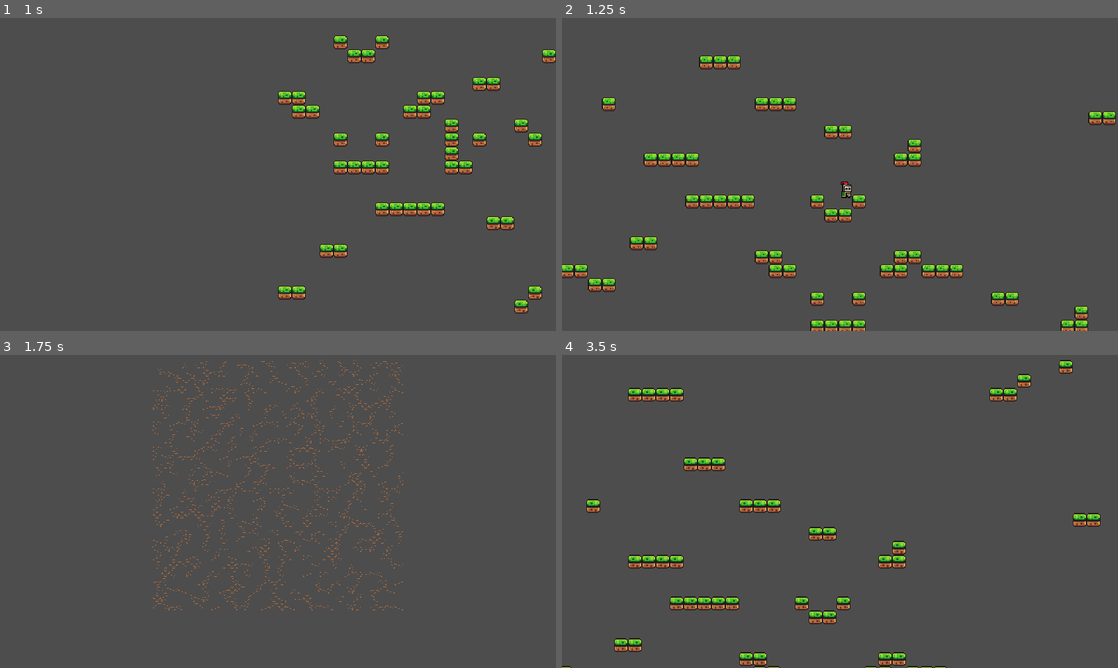
Above: before the commit, frames 1-4 (two rows, left to right).
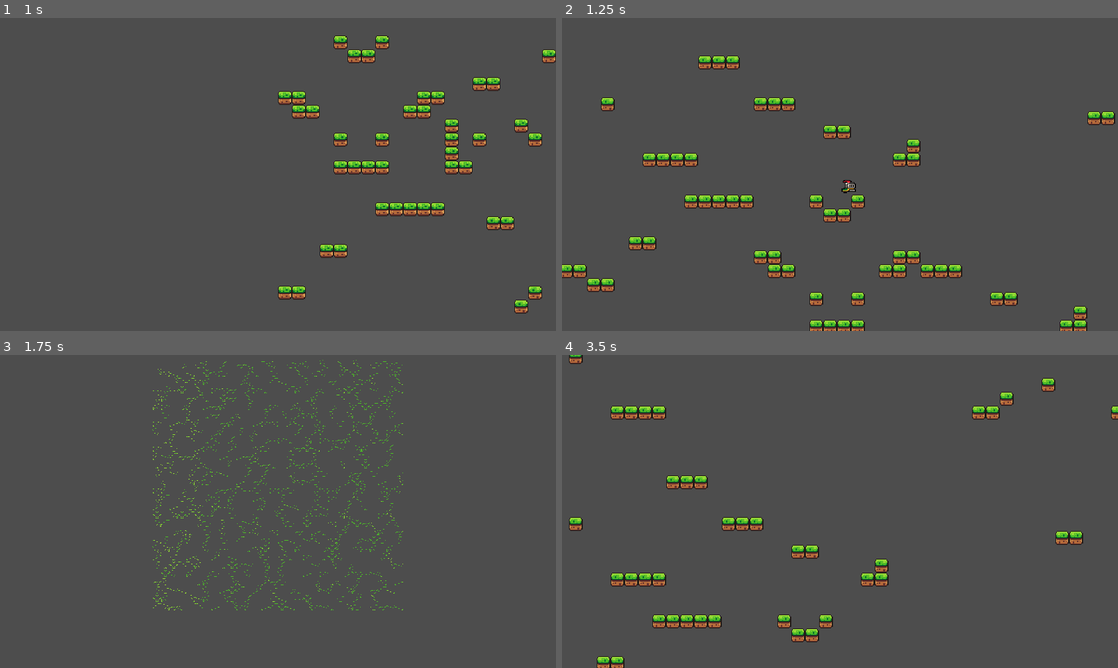
Above: after the commit, the same moments.

Repository: danielvogelsang/project-daydream
Game: Godot game, scene res://scenes/level/level/level.tscn
Same seed, same stepped clock (60 frames per second), same inputs: the game is played once before the commit and once after it.
Inputs:
- Up to frame 1 (1 s): tap Enter (ui_accept) at 0.5 s; hold D (right) from 0.53 s (still down); hold Space (jump) from 0.53 s (still down)
- Up to frame 2 (1.25 s): keep holding D (right); keep holding Space (jump)
- Up to frame 3 (1.75 s): keep holding D (right); release Space (jump) at 1.28 s; tap M (camera_toggle) at 1.35 s; tap Space (jump) at 1.52, 1.55 s
- Up to frame 4 (3.5 s): tap Space (jump) at 1.82, 3.02, 3.05, 3.32 s; release D (right) at 2.03 s; hold A (left) 2.03-2.78 s; hold Space (jump) 2.03-2.78 s; tap Enter (ui_accept) at 2.75 s; hold D (right) from 2.78 s (still down); tap M (camera_toggle) at 2.85 s

Frame 1 is identical in both runs. In frame 2, 3.0% of the frame differs, in the area x 0-100%, y 12-100%; in frame 3, 1.3%; in frame 4, 8.2%, in the area x 0-100%, y 0-100%.

Commit message:
added item system

Diff:
--- a/scenes/debug/debug_menu.gd
+++ b/scenes/debug/debug_menu.gd
@@ -15,14 +15,15 @@
 		{"name": "Debug Label", "ref": player, "property": "is_debug_label"}
 	]
 
+	update_menu()
+
 func _process(delta: float) -> void:
 	if Input.is_action_just_pressed("debug"):
 		visible = !visible
 	if player:
 		transform.origin = player.position + Vector2(-65, 30)
 	if visible:
-		input()
-		update_menu()
+		handle_input()
 
 func update_menu() -> void:
 	# clears old labels
@@ -44,7 +45,7 @@
 	item["ref"].set(item["property"], !current_value)
 	update_menu()
 
-func input() -> void:
+func handle_input() -> void:
 	if Input.is_action_just_released("ui_up"):
 		selected_index = (selected_index - 1 + menu_items.size()) % menu_items.size()
 		update_menu()
--- /dev/null
+++ b/scenes/items/itemdata.gd
@@ -0,0 +1,23 @@
+extends Resource
+class_name ItemData
+
+enum ItemType {
+	PASSIVE,
+	ACTIVE
+}
+
+@export var item_name: String = ""
+@export var description: String = ""
+@export var icon_path: String = ""
+@export var type: ItemType = ItemType.PASSIVE
+@export var id: int = 1
+
+# modifier properties for player stats
+@export var speed_increase: float = 0.0
+@export var jump_height_increase: float = 0.0
+
+# unique effect identifier for special interactions
+@export var unique_effect: String = ""
+
+func get_icon() -> Texture2D:
+	return load(icon_path)
--- /dev/null
+++ b/scenes/items/itempickup.gd
@@ -0,0 +1,21 @@
+extends Area2D
+class_name ItemPickup
+
+@export var item: ItemData
+@onready var sprite: Sprite2D = $Sprite2D
+@onready var label: Label = $Label
+
+func _ready():
+	print(item.get_icon())
+
+	if item and item.get_icon():
+		print(item.get_icon())
+		sprite.texture = item.get_icon()
+		sprite.scale = Vector2(0.5, 0.5)
+		label.text = item.description
+	body_entered.connect(_on_body_entered)
+
+func _on_body_entered(body):
+	if body.has_method("pickup_item"):
+		body.pickup_item(item)
+		queue_free()
--- /dev/null
+++ b/scenes/items/itempickup.tscn
@@ -0,0 +1,26 @@
+[gd_scene load_steps=3 format=3 uid="uid://fn3cxvwsjwl7"]
+
+[ext_resource type="Script" path="res://scenes/items/itempickup.gd" id="1_c7a3x"]
+
+[sub_resource type="RectangleShape2D" id="RectangleShape2D_emddi"]
+size = Vector2(16, 16)
+
+[node name="ItemPickup" type="Area2D"]
+script = ExtResource("1_c7a3x")
+
+[node name="Sprite2D" type="Sprite2D" parent="."]
+scale = Vector2(0.5, 0.5)
+
+[node name="CollisionShape2D" type="CollisionShape2D" parent="."]
+shape = SubResource("RectangleShape2D_emddi")
+
+[node name="Label" type="Label" parent="."]
+offset_left = -22.0
+offset_top = -17.0
+offset_right = 614.0
+offset_bottom = 126.0
+scale = Vector2(0.0691935, 0.0420282)
+theme_override_font_sizes/font_size = 60
+text = "test"
+horizontal_alignment = 1
+vertical_alignment = 1
--- /dev/null
+++ b/scenes/items/itempool.gd
@@ -0,0 +1,31 @@
+extends Node
+class_name ItemPool
+
+# for now filled manually
+@export var items: Array[ItemData] = []
+
+var used_items: Array[ItemData] = []
+
+func get_random_item() -> ItemData:
+	# find unused item
+	var available_items = items.filter(func(item): return not used_items.has(item))
+
+	if available_items.is_empty():
+		return null
+
+	var selected_item = available_items[randi() % available_items.size()]
+	used_items.append(selected_item)
+	return selected_item
+
+func generate_item_drop(position: Vector2) -> void:
+	var dropped_item = get_random_item()
+
+	if dropped_item:
+		var item_pickup = preload("res://scenes/items/itempickup.tscn").instantiate()
+		item_pickup.item = dropped_item
+		item_pickup.global_position = position
+		get_tree().current_scene.add_child.call_deferred(item_pickup)
+
+func _ready() -> void:
+	generate_item_drop(Vector2(950, 1040))
+	generate_item_drop(Vector2(850, 1040))
--- /dev/null
+++ b/scenes/items/itempool.tscn
@@ -0,0 +1,10 @@
+[gd_scene load_steps=5 format=3 uid="uid://c2i5niiup03v4"]
+
+[ext_resource type="Script" path="res://scenes/items/itempool.gd" id="1_hmbqa"]
+[ext_resource type="Script" path="res://scenes/items/itemdata.gd" id="2_f42tf"]
+[ext_resource type="Resource" uid="uid://djgykftnthkbi" path="res://scenes/items/speed_up.tres" id="3_b8rql"]
+[ext_resource type="Resource" uid="uid://b7u82ptkfn6w0" path="res://scenes/items/jump_height_up.tres" id="4_lpyr5"]
+
+[node name="Itempool" type="Node2D"]
+script = ExtResource("1_hmbqa")
+items = Array[ExtResource("2_f42tf")]([ExtResource("3_b8rql"), ExtResource("4_lpyr5")])
--- /dev/null
+++ b/scenes/items/jump_height_up.tres
@@ -0,0 +1,14 @@
+[gd_resource type="Resource" script_class="ItemData" load_steps=2 format=3 uid="uid://b7u82ptkfn6w0"]
+
+[ext_resource type="Script" path="res://scenes/items/itemdata.gd" id="1_dhavw"]
+
+[resource]
+script = ExtResource("1_dhavw")
+item_name = "Jump Height Up"
+description = "Increases Jump Height"
+icon_path = "res://textures/test/sprites/items/jump_height_up.png"
+type = 0
+id = 2
+speed_increase = 0.0
+jump_height_increase = 20.0
+unique_effect = ""
--- /dev/null
+++ b/scenes/items/speed_up.tres
@@ -0,0 +1,14 @@
+[gd_resource type="Resource" script_class="ItemData" load_steps=2 format=3 uid="uid://djgykftnthkbi"]
+
+[ext_resource type="Script" path="res://scenes/items/itemdata.gd" id="1_u5p1c"]
+
+[resource]
+script = ExtResource("1_u5p1c")
+item_name = "Speed Up"
+description = "Increases Movement Speed"
+icon_path = "res://textures/test/sprites/items/speed_up.png"
+type = 0
+id = 1
+speed_increase = 20.0
+jump_height_increase = 0.0
+unique_effect = ""
--- a/scenes/level/level/test_level.tscn
+++ b/scenes/level/level/test_level.tscn
@@ -1,14 +1,16 @@
-[gd_scene load_steps=5 format=4 uid="uid://dqy1utau3l1kp"]
+[gd_scene load_steps=6 format=4 uid="uid://dqy1utau3l1kp"]
 
 [ext_resource type="PackedScene" uid="uid://biq2l3gqa8yie" path="res://scenes/player/player.tscn" id="1_pdo7u"]
 [ext_resource type="Script" path="res://scenes/level/level/camera/Camera2D.gd" id="2_xui6b"]
 [ext_resource type="TileSet" uid="uid://21m3a66frqs6" path="res://tilemaps/test_tilemap.tres" id="3_256ua"]
 [ext_resource type="PackedScene" uid="uid://buelbnflaioii" path="res://scenes/debug/debug_menu.tscn" id="4_ny1k2"]
+[ext_resource type="PackedScene" uid="uid://c2i5niiup03v4" path="res://scenes/items/itempool.tscn" id="5_7rww8"]
 
 [node name="TestLevel" type="Node2D"]
 
 [node name="Player" parent="." instance=ExtResource("1_pdo7u")]
 position = Vector2(618, 1024)
+is_debug_label = true
 
 [node name="Camera2D" type="Camera2D" parent="."]
 visible = false
@@ -23,3 +25,5 @@
 
 [node name="DebugMenu" parent="." instance=ExtResource("4_ny1k2")]
 follow_viewport_enabled = true
+
+[node name="Itempool" parent="." instance=ExtResource("5_7rww8")]
--- a/scenes/player/player.gd
+++ b/scenes/player/player.gd
@@ -1,16 +1,13 @@
 extends CharacterBody2D
 
-const SPEED: float = 150.0
-const JUMP_VELOCITY: float = 280.0
 const DIMINISHING_JUMP_VELOCITY: float = 0.5
 const GRAVITY: float = 600.0
 const FALLING_GRAVITY: float = 900.0
 const MAX_FALL_SPEED: float = 350.0
-const APEX_THRESHOLD: int = 25
-const APEX_GRAVITY_MODIFIER: float = 0.5
 const AIR_RESISTANCE: float = 50
 
 @onready var anim_player: AnimatedSprite2D = $AnimatedSprite2D
+@onready var player_inventory: PlayerInventory = $PlayerInventory
 
 # state machine
 enum PlayerState {
@@ -23,22 +20,22 @@
 var previous_state: PlayerState
 var was_in_air: bool = false
 var was_on_ground: bool = false
+# movement
+var jump_velocity: float = 280.0
+var speed: float = 150.0
 # jump behaviour
-var current_jump_velocity: float = JUMP_VELOCITY
+var current_jump_velocity: float = jump_velocity
 var current_air_resistance: float = 50
-var current_speed: float = SPEED
+var current_speed: float = speed
 var jump_available: bool = false
 # coyote time
 var coyote_time: float = 0.2
-var coyote_timer: float = 0.0
 # velocity at which able to stomp
 var stomp_apex: float = 30.0
 # jump buffer
 var jump_buffer: float = 0.1
-var jump_buffer_timer: float = 0.0
 # jump combo system
 var perfect_jump_time: float = 0.2
-var perfect_jump_timer: float = 0.0
 var combo_counter: int = 0
 var combo_max: int = 10
 var combo_gain: float = 5.0
@@ -48,9 +45,9 @@
 enum Playerdirection {LEFT, RIGHT}
 var current_direction: Playerdirection = Playerdirection.RIGHT
 var previous_direction: Playerdirection
-var slow_down: float = 0.1
-var slow_down_timer: float = 0.0
-var slow_down_multiplier: float = 0.1
+# slowdown midair
+var slow_down: float = 0.15
+var slow_down_multiplier: float = 0.5
 var last_x_position_on_floor: float
 var last_y_position_on_floor: float
 var x_movement_threshold: float = 5.0
@@ -59,22 +56,29 @@
 var player_squash: Vector2 = Vector2(1.2, 0.8)
 var scale_back_speed: float = 3.0
 
+var timers: Dictionary = {
+	"perfect_jump": 0.0,
+	"jump_buffer": 0.0,
+	"slow_down": 0.0,
+	"coyote": 0.0
+}
+
 ### DEBUGGING
 # label
 @onready var debug_label: Label = $DebugLabel
-var is_debug_label: bool = false
+@export var is_debug_label: bool = false
 # trail
 @onready var trail: Line2D = $Trail
 var max_points: int = 100
 # no clip activates with debug button
-var is_no_clip: bool = false
+@export var is_no_clip: bool = false
 var no_clip_speed: float = 200.0
 # quick respawn
 @export var quick_respawn: bool = false
 var respawn_window: float = 200
 
 # shows jump height in blocks (16 pixels each), not for setting jump height, ignores apex slowdown
-# @export var jump_height: float = ( (JUMP_VELOCITY * JUMP_VELOCITY) / (2 * GRAVITY) ) / 16
+#@export var jump_height: float = ( (JUMP_VELOCITY * JUMP_VELOCITY) / (2 * GRAVITY) ) / 16
 
 func calculate_states() -> void:
 	if is_on_floor():
@@ -114,26 +118,30 @@
 func move_left() -> void:
 	current_direction = Playerdirection.LEFT
 	# slowdown if direction has changed in air
-	if slow_down_timer > 0:
-		velocity.x = -current_speed * slow_down_multiplier
+	if timers["slow_down"] > 0:
+		velocity.x *= slow_down_multiplier
 	else: velocity.x = -current_speed
 	anim_player.flip_h = true
 
 func move_right() -> void:
 	current_direction = Playerdirection.RIGHT
 	# slowdown if direction has changed in air
-	if slow_down_timer > 0:
-		velocity.x = current_speed * slow_down_multiplier
+	if timers["slow_down"] > 0:
+		velocity.x *= slow_down_multiplier
 	else: velocity.x = current_speed
 	anim_player.flip_h = false
 
 func handle_horizontal_input() -> void:
-	velocity.x = 0
 	direction_change_slowdown()
-	if Input.is_action_pressed("left"):
+
+	var input_direction: float = Input.get_axis("left", "right")
+	velocity.x = input_direction * current_speed
+
+	if input_direction < 0:
 		move_left()
-	if Input.is_action_pressed("right"):
+	elif input_direction > 0:
 		move_right()
+
 
 func handle_jump_input() -> void:
 	# has to be first in function
@@ -145,7 +153,7 @@
 		velocity.y *= DIMINISHING_JUMP_VELOCITY
 
 	# normal jump or jump buffered jump
-	if Input.is_action_just_pressed("jump") and jump_available or is_on_floor() and jump_buffer_timer > 0:
+	if Input.is_action_just_pressed("jump") and jump_available or is_on_floor() and timers["jump_buffer"] > 0:
 		velocity.y = - current_jump_velocity
 		jump_available = false
 
@@ -162,14 +170,14 @@
 	if previous_direction != current_direction and not is_on_floor():
 		# ensures timer doesn't start if player doesn't move on x-axis
 		if abs(global_position.x - last_x_position_on_floor) > x_movement_threshold:
-			slow_down_timer = slow_down
+			timers["slow_down"] = slow_down
 	previous_direction = current_direction
 
 func apply_air_resistance() -> void:
 	if not is_on_floor():
-		current_speed = SPEED - current_air_resistance
+		current_speed = speed - current_air_resistance
 	else:
-		current_speed = SPEED
+		current_speed = speed
 
 func handle_gravity(delta: float) -> void:
 	# falling gravity applied when falling
@@ -179,42 +187,37 @@
 	else: velocity.y += GRAVITY * delta
 
 	# caps velocity at MAX_FALL_SPEED
-	if velocity.y > MAX_FALL_SPEED:
-		velocity.y = MAX_FALL_SPEED
-
-	# smoothens fall at apex of jump
-	if abs(velocity.y) < APEX_THRESHOLD and current_state == PlayerState.JUMPING:
-		velocity.y += (GRAVITY * APEX_GRAVITY_MODIFIER) * delta
+	velocity.y = min(velocity.y, MAX_FALL_SPEED)
 
 # manages coyote timer
 func handle_coyote_timer() -> void:
 	if jump_available:
 		if was_on_ground:
-			coyote_timer = coyote_time
+			timers["coyote"] = coyote_time
 		if is_on_floor():
-			coyote_timer = 0
-		if coyote_timer < 0:
+			timers["coyote"] = 0
+		if timers["coyote"] < 0:
 			jump_available = false
 
 func handle_jump_buffer() -> void:
 	if Input.is_action_just_pressed("jump"):
-		jump_buffer_timer = jump_buffer
+		timers["jump_buffer"] = jump_buffer
 
 func handle_perfect_jump() -> void:
 	# starts combo timer
 	if is_on_floor() and was_in_air:
-		perfect_jump_timer = perfect_jump_time
+		timers["perfect_jump"] = perfect_jump_time
 		can_combo = true
 	# when combo successful
-	if current_state == PlayerState.JUMPING and perfect_jump_timer > 0 and can_combo:
+	if current_state == PlayerState.JUMPING and timers["perfect_jump"] > 0 and can_combo:
 		if combo_counter < combo_max:
 			combo_counter += 1
 			current_jump_velocity += combo_gain
 		can_combo = false
 	# when missing the combo
-	if is_on_floor() and perfect_jump_timer <= 0:
+	if is_on_floor() and timers["perfect_jump"] <= 0:
 		combo_counter = 0
-		current_jump_velocity = JUMP_VELOCITY
+		current_jump_velocity = jump_velocity
 	# changes air resistance if max combo is reached
 	if combo_counter == 10:
 		current_air_resistance = combo_air_resistance
@@ -233,22 +236,17 @@
 		anim_player.scale = anim_player.scale.move_toward(Vector2(1.0, 1.0), scale_back_speed * delta)
 
 func handle_timers(delta: float) -> void:
-	var timers = [perfect_jump_timer, jump_buffer_timer, slow_down_timer, coyote_timer]
-	# countdown timer
-	for i in range(timers.size()):
-		if timers[i] > 0:
-			timers[i] -= delta
-	# update timer (kinda ugly)
-	perfect_jump_timer = timers[0]
-	jump_buffer_timer = timers[1]
-	slow_down_timer = timers[2]
-	coyote_timer = timers[3]
+	for timer_name in timers:
+		timers[timer_name] = max(0, timers[timer_name] - delta)
+
+func pickup_item(item: ItemData) -> void:
+	player_inventory.add_item(item)
 
 func update_debug_label() -> void:
 	if is_debug_label:
 		debug_label.show()
-		debug_label.text = "jump availabe: %s\ntimer: %s\nmask: %s" % [
-			jump_available, coyote_timer, collision_mask
+		debug_label.text = "speed: %s\njump velocity: %s" % [
+			speed, jump_velocity
 			]
 	else: debug_label.hide()
 
@@ -303,5 +301,5 @@
 	update_debug_label()
 	handle_quick_respawn()
 
-func process_no_clip(delta: float) -> void:
+func process_no_clip(_delta: float) -> void:
 	handle_no_clip()
--- a/scenes/player/player.tscn
+++ b/scenes/player/player.tscn
@@ -1,7 +1,8 @@
-[gd_scene load_steps=43 format=3 uid="uid://biq2l3gqa8yie"]
+[gd_scene load_steps=44 format=3 uid="uid://biq2l3gqa8yie"]
 
 [ext_resource type="Texture2D" uid="uid://c3ufil4jur8fd" path="res://textures/test/sprites/knight.png" id="1_0mji1"]
 [ext_resource type="Script" path="res://scenes/player/player.gd" id="1_bgs47"]
+[ext_resource type="PackedScene" uid="uid://buq7iyto65akm" path="res://scenes/player/player_inventory.tscn" id="3_c3ab7"]
 
 [sub_resource type="AtlasTexture" id="AtlasTexture_hn7j8"]
 atlas = ExtResource("1_0mji1")
@@ -316,7 +317,6 @@
 
 [node name="Player" type="CharacterBody2D"]
 script = ExtResource("1_bgs47")
-quick_respawn = true
 
 [node name="AnimatedSprite2D" type="AnimatedSprite2D" parent="."]
 sprite_frames = SubResource("SpriteFrames_75p20")
@@ -346,3 +346,5 @@
 position = Vector2(0, 12)
 width = 3.0
 default_color = Color(0.0941176, 1, 1, 1)
+
+[node name="PlayerInventory" parent="." instance=ExtResource("3_c3ab7")]
--- /dev/null
+++ b/scenes/player/player_inventory.gd
@@ -0,0 +1,13 @@
+extends Node2D
+class_name PlayerInventory
+
+var items: Array[ItemData] = []
+var item_effects: Dictionary = {}
+
+func add_item(new_item: ItemData) -> void:
+	items.append(new_item)
+	apply_item_effect(new_item)
+
+func apply_item_effect(item: ItemData) -> void:
+	get_parent().speed += item.speed_increase
+	get_parent().jump_velocity += item.jump_height_increase
--- /dev/null
+++ b/scenes/player/player_inventory.tscn
@@ -0,0 +1,6 @@
+[gd_scene load_steps=2 format=3 uid="uid://buq7iyto65akm"]
+
+[ext_resource type="Script" path="res://scenes/player/player_inventory.gd" id="1_2jwu8"]
+
+[node name="PlayerInventory" type="Node2D"]
+script = ExtResource("1_2jwu8")
Binary file added: textures/test/sprites/items/double_jump.png
Not shown, added: textures/test/sprites/items/double_jump.png.import
Binary file added: textures/test/sprites/items/jump_height_up.png
Not shown, added: textures/test/sprites/items/jump_height_up.png.import
Binary file added: textures/test/sprites/items/speed_up.png
Not shown, added: textures/test/sprites/items/speed_up.png.import
